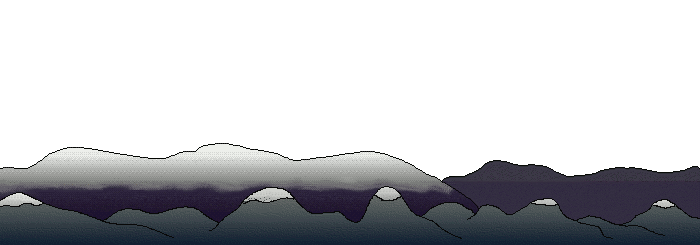
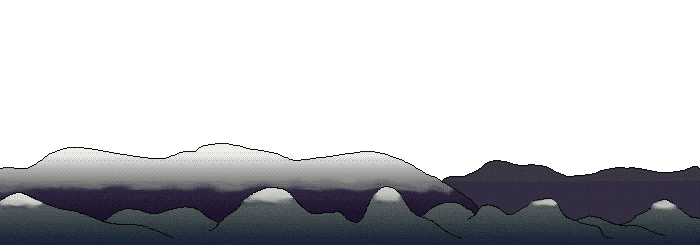
Before/after of a 700 × 245 layered artwork. What changed in the layer stack:
renamed "Background" to "Pasted Layer #1", painted on it over [0, 187, 700, 245]
